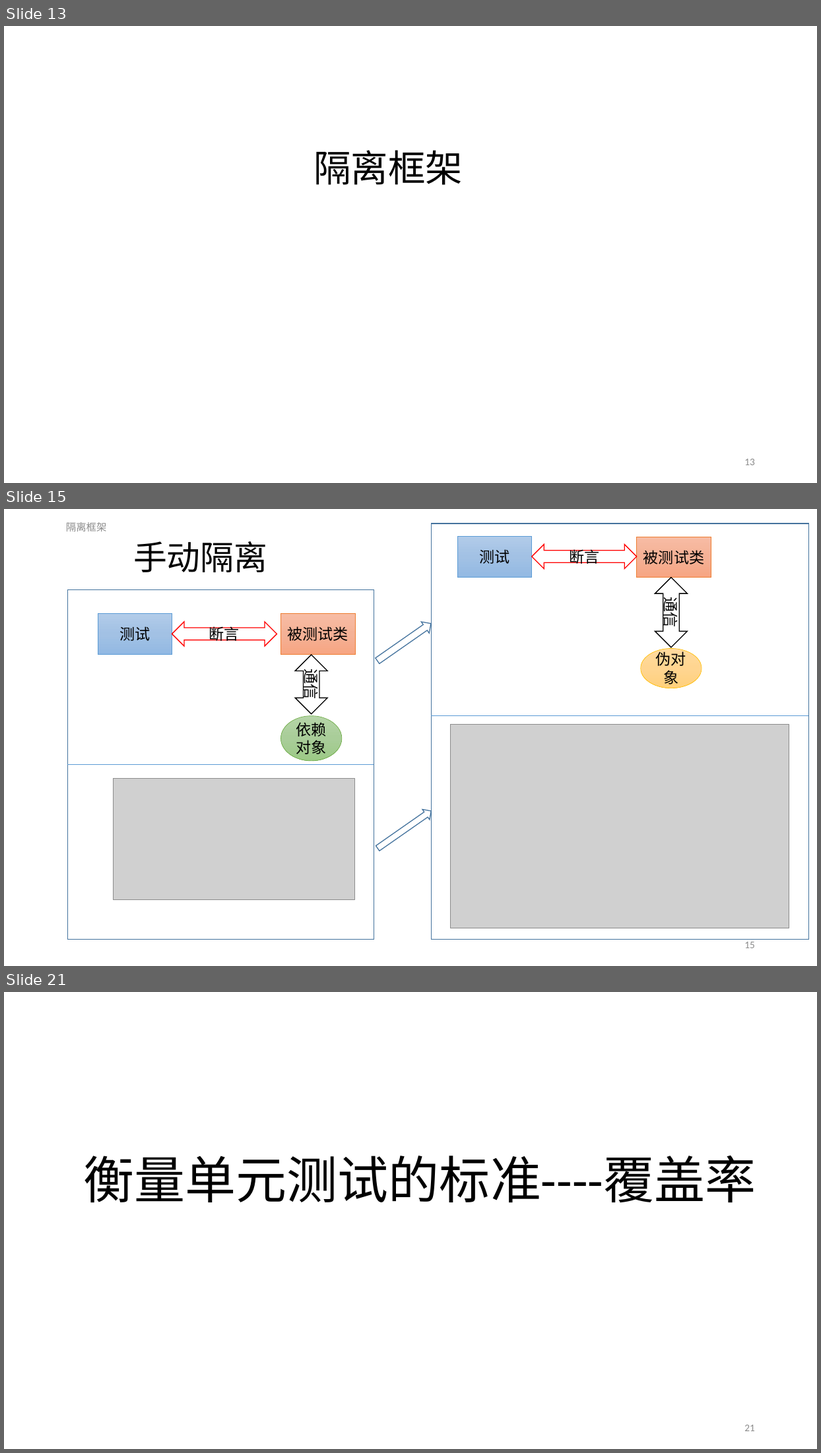
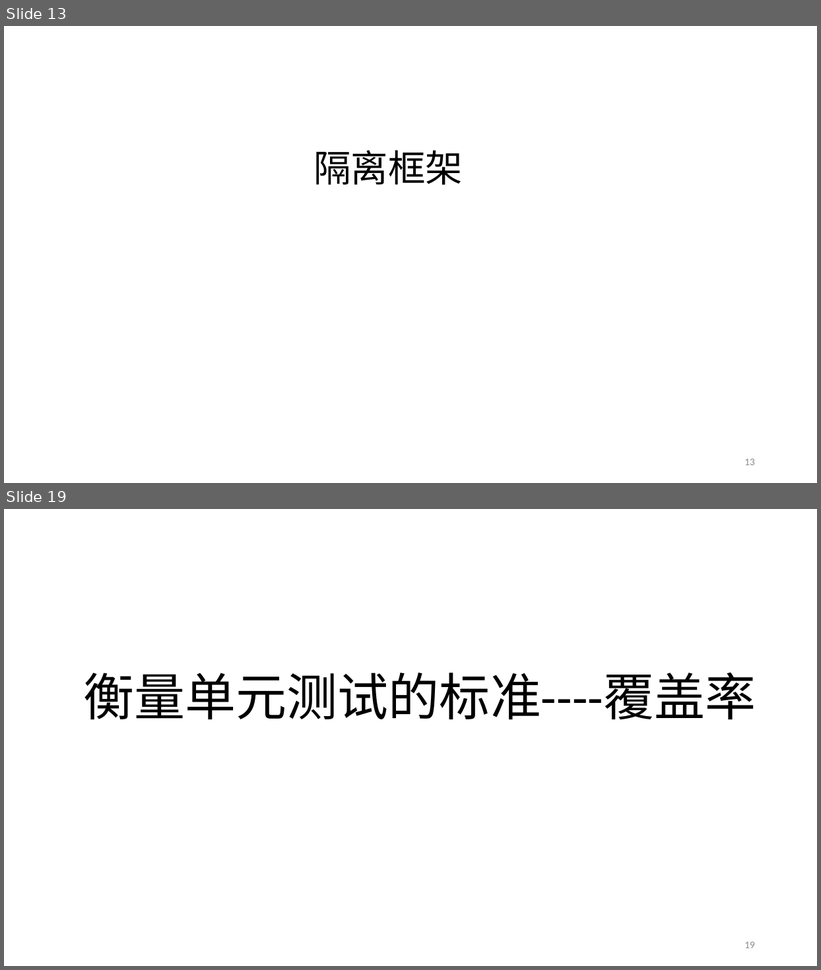
Before and after one commit to ReganHe/SharpUnitTest, a slide deck: MyUnitTest/Document/单元测试.pptx. Shown one above the other, each under a label of ours: slides 13, 15 and 21 before the commit, slides 13 and 19 after it; the slides between them are not shown. The pictures are 821x1453 and 821x970 pixels, drawn with LibreOffice and Linux fonts; fonts in the diff are those of the drawing; grey boxes stand for pictures. Boxes give left, top, right and bottom in pixels: in the first picture for what was removed or moved away, otherwise in the second. Text is boxed around its words. In the diff, an @@ line names an element or a change of style, - is before the commit and + after.

```diff
--- a/MyUnitTest/Document/单元测试.pptx
+++ b/MyUnitTest/Document/单元测试.pptx
@@ slide 15 removed at (x1=4, y1=509, x2=817, y2=966), background #FFFFFF @@
@@ text removed at (x1=66, y1=522, x2=107, y2=531) @@
-隔离框架
@@ rectangle removed at (x1=432, y1=524, x2=809, y2=940) @@
@@ title removed at (x1=133, y1=541, x2=267, y2=572) @@
-手动隔离
@@ rectangle removed at (x1=458, y1=537, x2=532, y2=578) @@
-测试
@@ left right arrow removed at (x1=532, y1=545, x2=637, y2=569) @@
-断言
@@ rectangle removed at (x1=637, y1=537, x2=712, y2=578) @@
-被测试类
@@ left right arrow removed at (x1=655, y1=578, x2=688, y2=648) @@
-通信
@@ rectangle removed at (x1=67, y1=590, x2=374, y2=940) @@
@@ rectangle removed at (x1=98, y1=614, x2=172, y2=655) @@
-测试
@@ left right arrow removed at (x1=172, y1=622, x2=277, y2=646) @@
-断言
@@ rectangle removed at (x1=281, y1=614, x2=355, y2=655) @@
-被测试类
@@ right arrow removed at (x1=374, y1=618, x2=435, y2=667) @@
@@ left right arrow removed at (x1=295, y1=655, x2=327, y2=714) @@
-通信
@@ ellipse removed at (x1=641, y1=649, x2=702, y2=689) @@
-伪对象
@@ ellipse removed at (x1=281, y1=716, x2=342, y2=762) @@
-依赖对象
@@ line removed from (432, 716) to (809, 716) @@
@@ picture removed at (x1=451, y1=724, x2=789, y2=929) @@
@@ line removed from (67, 764) to (374, 764) @@
@@ picture removed at (x1=113, y1=779, x2=354, y2=900) @@
@@ right arrow removed at (x1=374, y1=806, x2=435, y2=854) @@
@@ page number removed at (x1=745, y1=942, x2=755, y2=949) @@
-15
@@ what was slide 21 is now slide 19 @@
@@ page number at (x1=745, y1=942, x2=755, y2=949): text changed @@
-21
+19
```
Also in this commit, not shown: 7 slides changed, 1 slide added, 2 other slides removed.
